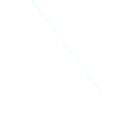
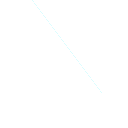
Comparing the layer stacks of the two 128x128 images. Changes:
added layer "Layer 2" (50%) above "Layer 1" over [33, 2, 100, 91]
hid "Layer 1" over [33, 2, 100, 91]
